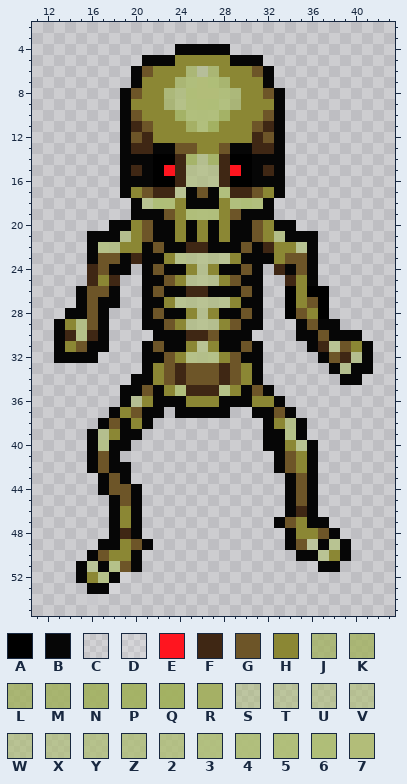
File history of a pixel-art sprite, protótipo gráfico/resources/images/skeleton_front.png. That is the earlier state.
The file is 56x56 pixels. Pixels under 10% opacity are left out. Colours within 5 levels of each other are drawn and written as one. Shown: x 11..43, y 2..55.
Palette (. is transparent): A #000000  B #060606  C #ffffff1a  D #ffffff29  E #ff151f  F #3f2714  G #6d5528  H #8b8734  J #a2b160c3  K #a2b160cc  L #a2b160d2  M #a2b160db  N #a2b160e8  P #a2b160f0  Q #a2b160f9  R #a5b065  S #afbe7686  T #afbe7690  U #afbe7699  V #afbe76a1  W #afbe76aa  X #afbe76b0  Y #afbe76c0  Z #afbe76c8  2 #afbe76cf  3 #afbe76e2  4 #afbe76ea  5 #afbe76f2  6 #afbe76f8  7 #b2bd79
Pixels before, first column x 13:
 4 ...........BBBBB.............
 5 ........BBBHHHHHBBB..........
 6 .......BGHHHKSLHHHGB.........
 7 .......BHHHL476MHHHB.........
 8 ......BGHHJZ6774JHHGB........
 9 ......BHHHJZ5663JHHHB........
10 ......BGHHHP444PHHHGB........
11 ......BFGHHHR4QHHHGFB........
12 ......BGFHHHHHHHHHFGB........
13 ......BFFBBGGHHGBBFFB........
14 ......BBBAAFNWNFAABBB........
15 ......BFBAEFXWWFEABFB........
16 ......BBBAAFXWWFAABBB........
17 ......BHGFFWBGB4FFGHB........
18 .......BX66HBBBH464B.........
19 .......BBBGH544HGBBB.........
20 .....BBHGBBHBHBHBBGHBB.......
21 ...BBBXHGBBHBHBHBBGHYBBB.....
22 ...BZYHHBGBBFFBBBGBFHHXB.....
23 ...BGGBFBBHYWWWWHBBBHGGB.....
24 ...FGBB.BGBBHWHBBGB.FBGB.....
25 ...FHF..BBGHWWWHGBB..FHB.....
26 ..BGGB..BGBBFFBBBGB..AHAA....
27 ..BGBB..BBHXWWWXHBB..AHGA....
28 .BBGB...BGBBHWHBBGB..AGHA....
29 BHZGB...BBGHWWWHGBB...BGBB...
30 BFZFB....BBBFFGBBB....BBGBBB.
31 BHGBB...BGBBHWHBBGB....BFWGHB
32 BBBB....BBGHZYZHGBB.....BGFWB
33 ........BHGFGGGFGHB......BWBB
34 .......BBHGFGGGFGHB.......BB.
35 ......BBGBH4FFF2HBGB.........
36 ......BUHBBBHHHBBBHHB........
37 .....BHGBB.BBBBB..BBGB.......
38 ....BGBHB..........BHYB......
39 ...BXHBB...........BBZB......
40 ...BZBB............BBHXB.....
41 ...BGB..............BGHB.....
42 ...BGBB.............BGHB.....
43 ....BGB..............BGB.....
44 ....BGGB.............BGB.....
45 .....BGB.............BGB.....
46 .....BHB.............BFB.....
47 .....BHB............BGHBB....
48 .....BFB.............BHHGB...
49 ....BBHGB............BGTBXB..
50 ...BGHHB..............BBWHB..
51 ..BVBZGB................BB...
52 ..BHZBC......................
53 ...BBD.......................
54 ...D.........................
After the commit:
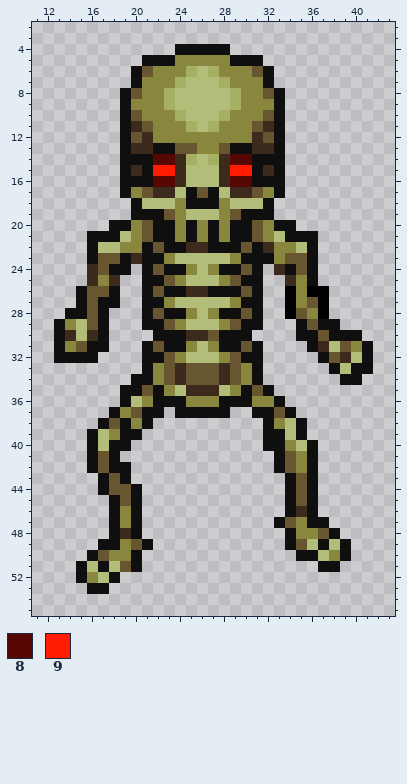
Colours new in this view: 8 #560704  9 #ff1c00
Change:
colour B: #060606 -> #0f0f0f
colour F: #3f2714 -> #3c2b1c
colour G: #6d5528 -> #67562f
colour H: #8b8734 -> #89863d
Changed rows in their new state; - is a pixel that keeps its letter.
first column x 15:
 6 ----------R7R-------------
 7 ---------R7-7R------------
 8 --------R77--7R-----------
 9 --------R77777R-----------
10 ---------R777R------------
11 -----------7R-------------
14 -------88-R7R-88----------
15 -------99-777-99----------
16 -------88-777-88----------
17 ---------7---7------------
18 ------777-----777---------
19 ----------777-------------
21 ----7-------------7-------
22 --77----------------7-----
23 ---------77777------------
24 -----------7--------------
25 ----------777-------------
27 ---------77777------------
28 -----------7--------------
29 7---------777-------------
30 7-------------------------
31 -----------7-----------7--
32 ----------777------------7
33 ------------------------7-
35 ---------7---7------------
36 -----7--------------------
38 -------------------7------
39 --7----------------7------
40 --7-----------------7-----
first column x 16:
49 --------------------7-7
50 ---------------------7-
51 7-7--------------------
52 -7-.-------------------
53 --.--------------------
54 .----------------------
Where, in picture pixels (left, top, right, bottom), the same in both pictures:
changed: (54, 44, 373, 605)
